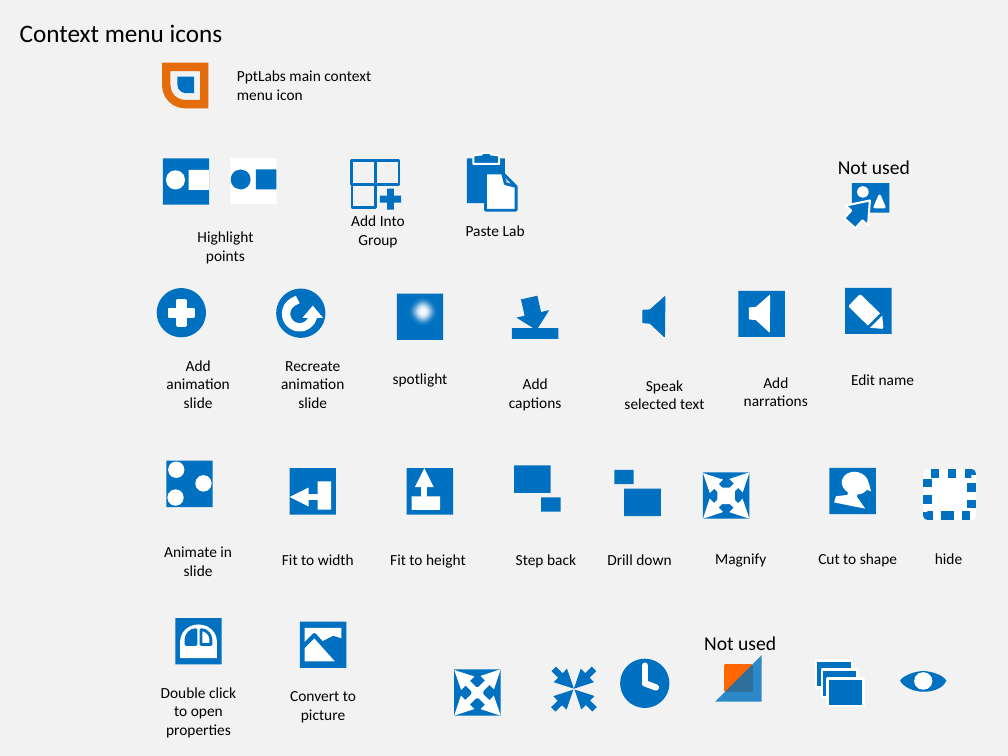
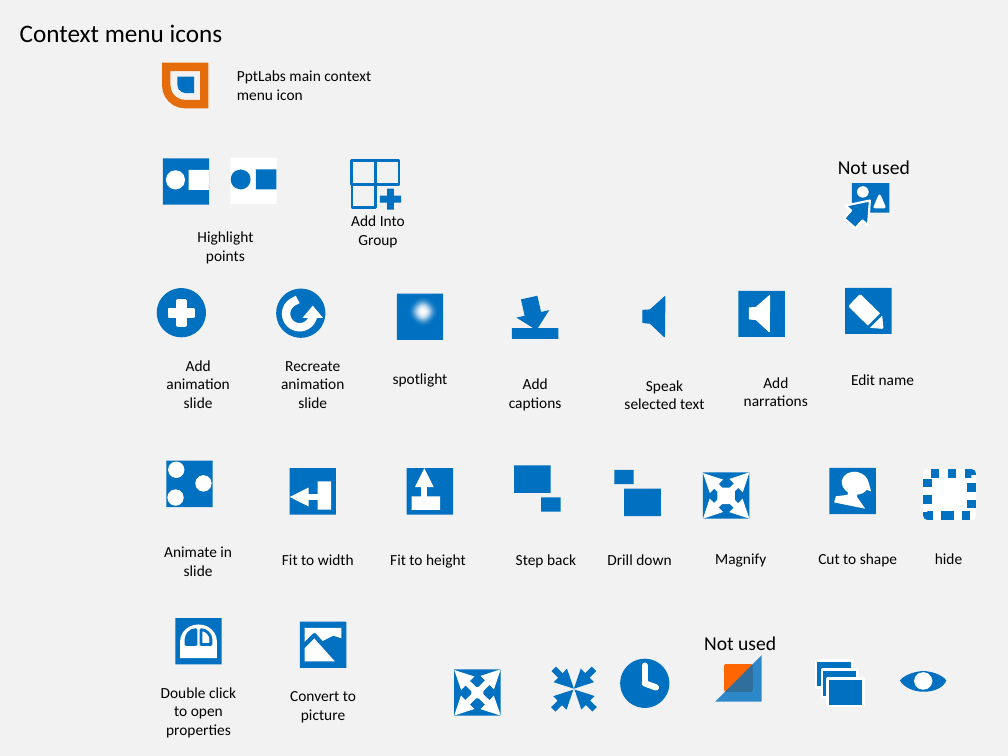
Before and after one commit to PowerPointLabs/PowerPointLabs, a slide deck: slide 8 of doc/Icons.pptx. Drawn at 1008x756 pixels with LibreOffice and Linux fonts; fonts in the diff are those of the drawing. Boxes give left, top, right and bottom in pixels: in the first picture for what was removed or moved away, otherwise in the second. Text is boxed around its words. In the diff, an @@ line names an element or a change of style, - is before the commit and + after.

```diff
--- a/doc/Icons.pptx
+++ b/doc/Icons.pptx
@@ rectangle removed at (467, 158, 505, 203) @@
@@ freeform shape removed at (474, 152, 500, 163) @@
@@ folded corner removed at (486, 173, 516, 211) @@
@@ text removed at (466, 225, 525, 236) @@
-Paste Lab
```
Also in this commit, not shown: 1 other slide changed, 6 other files.
